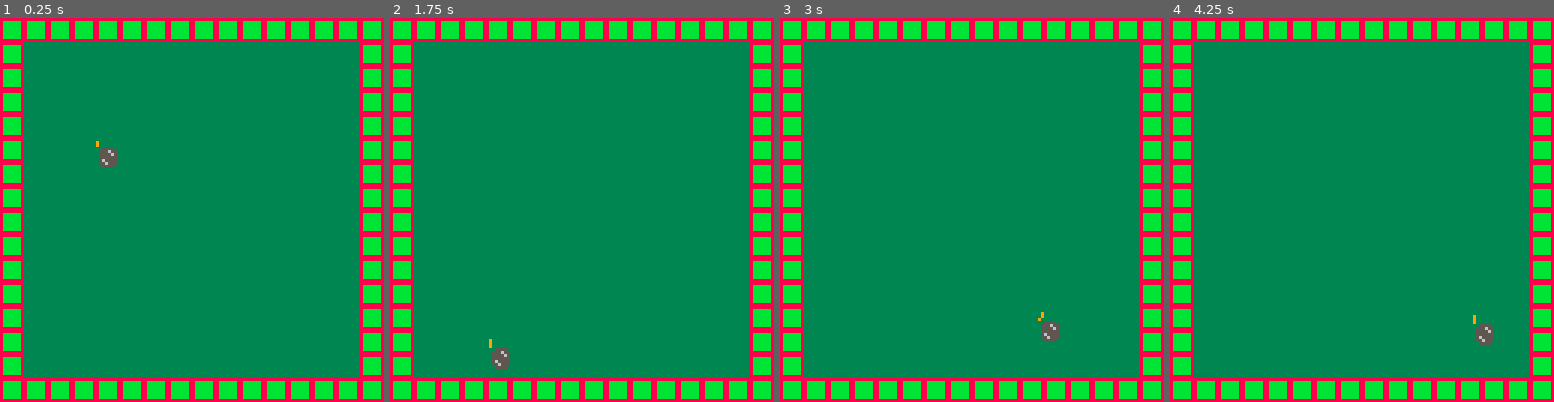
Above: before the commit, frames 1-4 (left to right).
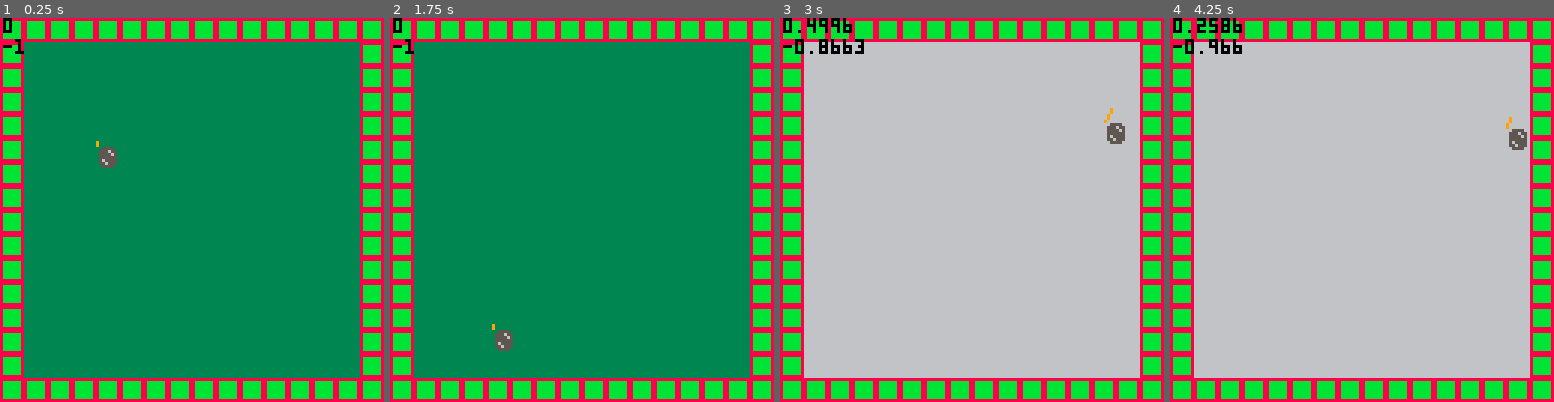
Above: after the commit, the same moments.

Repository: davidjtferguson/golf-escape
Game: PICO-8 cartridge golf_escape.p8
Same seed, same stepped clock (60 frames per second), same inputs: the game is played once before the commit and once after it.
Inputs:
- Up to frame 1 (0.25 s): no input
- Up to frame 2 (1.75 s): tap X (X key) at 0.33, 1.07 s; tap O (Z key) at 0.7, 1.7 s; hold Right from 1.6 s (still down)
- Up to frame 3 (3 s): tap X (X key) at 1.85, 2.97 s; release Right at 2.1 s; tap O (Z key) at 2.1, 2.5, 2.9 s; hold Right from 2.47 s (still down)
- Up to frame 4 (4.25 s): release Right at 3.03 s; hold Left 3.08-3.58 s; tap O (Z key) at 3.3, 3.7, 4.1 s; hold Right from 4.02 s (still down); tap X (X key) at 4.08 s

The runs differ from the first frame. In frame 1, 0.1% of the frame differs, in the area x 0-7%, y 0-10%; in frame 2, 0.6%; in frame 3, 77%; in frame 4, 77%, in the area x 0-94%, y 0-94%.

Commit message:
add rotate control

Diff:
--- a/golf_escape.p8
+++ b/golf_escape.p8
@@ -17,10 +17,10 @@
   xvel=0,
   yvel=0,
 
+  colstate="air",
+
   w=pixel*8,
   h=pixel*8,
-
-  colstate="air"
  }
 
  updatehitboxes()
@@ -42,8 +42,9 @@
   --consts
   lowf=0.2,
   highf=1.5,
-  btnf=0.025,
-  decay=0.002
+  rotangle=1/24,
+  btnf=0.25,
+  decay=0.002,
  }
 
  swing.force=swing.lowf
@@ -94,19 +95,11 @@
 
  -- swing controls
  if btnp(⬅️) then
-  swing.xvec-=0.5
-
-  if swing.xvec<-1 then
-   swing.xvec=-1
-  end
+  swing.xvec,swing.yvec=rotatevec(swing.xvec,swing.yvec,swing.rotangle)
  end
 
  if btnp(➡️) then
-  swing.xvec+=0.5
-
-  if swing.xvec<1 then
-   swing.xec=1
-  end
+  swing.xvec,swing.yvec=rotatevec(swing.xvec,swing.yvec,-swing.rotangle)
  end
 
  if btnp(❎) then
@@ -118,7 +111,7 @@
  end
 
  if swing.force>swing.lowf then
-  swing.force-=0.005
+  swing.force-=swing.decay
  end
 
  if swing.force<swing.lowf then
@@ -132,6 +125,13 @@
   resetswing()
  end
 
+end
+
+function rotatevec(x,y,angle)
+ local newx=x*cos(angle)-y*sin(angle)
+ local newy=x*sin(angle)+y*cos(angle)
+
+ return newx,newy
 end
 
 function _draw()
@@ -149,6 +149,11 @@
   av.x*8+(swing.xvec*8*swing.force),
   av.y*8+(swing.yvec*8*swing.force),
   9)
+
+
+ print(swing.xvec,1,0,0)
+ print(swing.yvec,1,7,0)
+
 end
 -->8
 --collision
